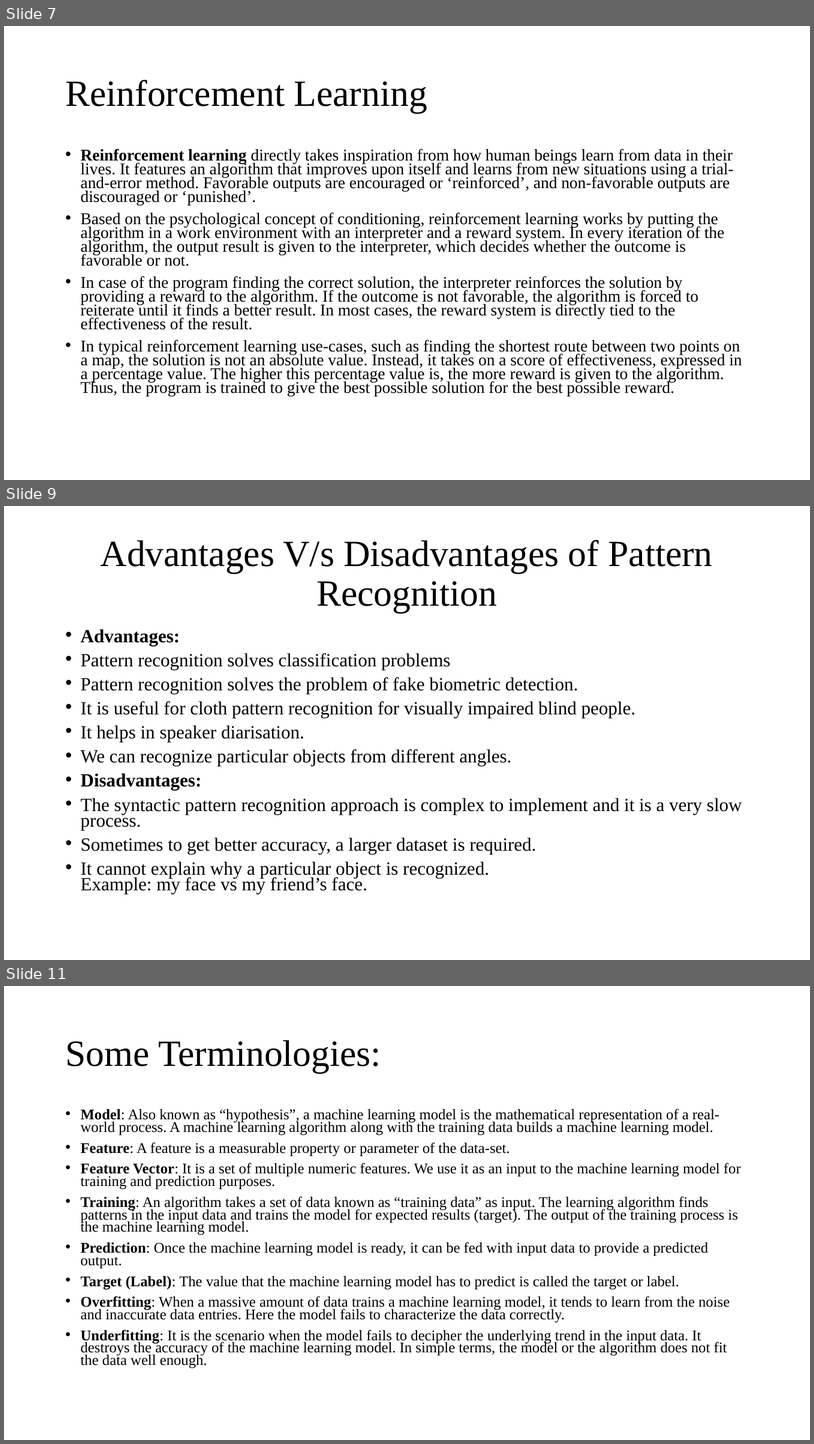
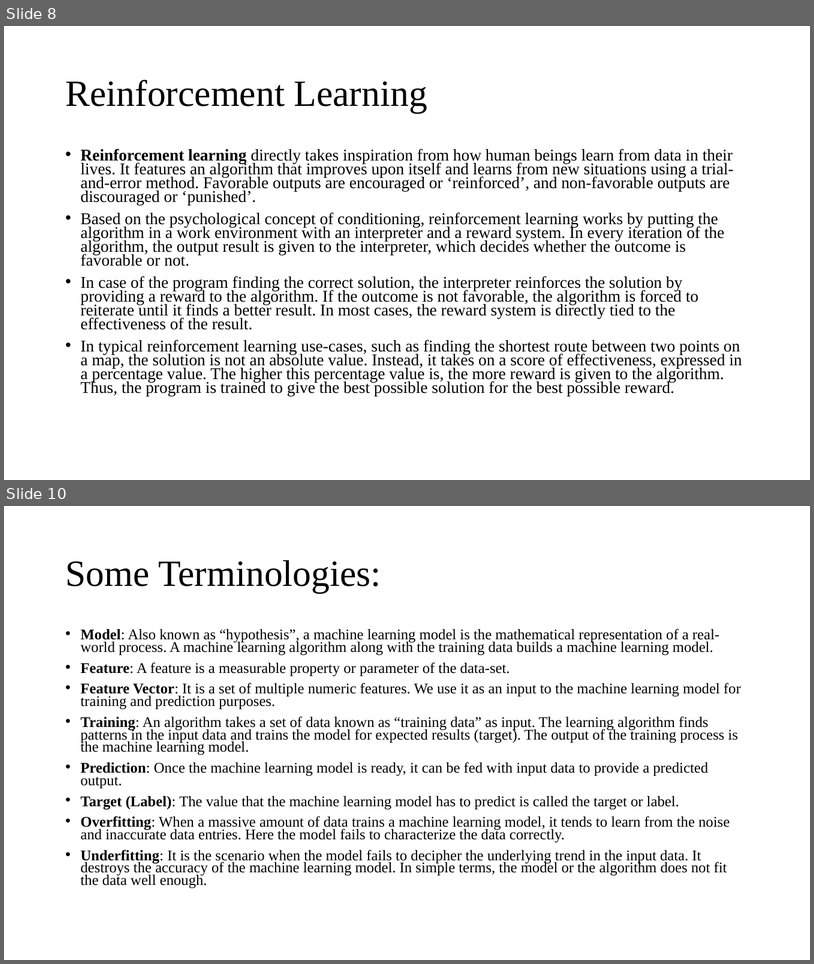
Before and after one commit to mlnewbie1996/Dissertation-MTech, a slide deck: Phase_I/Dissertation_Phase1.pptx. Shown one above the other, each under a label of ours: slides 7, 9 and 11 before the commit, slides 8 and 10 after it; the slides between them are not shown. The pictures are 814x1444 and 814x964 pixels, drawn with LibreOffice and Linux fonts; fonts in the diff are those of the drawing. Boxes give left, top, right and bottom in pixels: in the first picture for what was removed or moved away, otherwise in the second. Text is boxed around its words. In the diff, an @@ line names an element or a change of style, - is before the commit and + after.

```diff
--- a/Phase_I/Dissertation_Phase1.pptx
+++ b/Phase_I/Dissertation_Phase1.pptx
@@ slide 9 removed at <box>4,506,810,960</box>, background #FFFFFF @@
@@ title removed at <box>101,540,713,613</box> @@
-Advantages V/s Disadvantages of Pattern Recognition
@@ text removed at <box>81,629,743,894</box> @@
-• Advantages:
-• Pattern recognition solves classification problems
-• Pattern recognition solves the problem of fake biometric detection.
-• It is useful for cloth pattern recognition for visually impaired blind people.
-• It helps in speaker diarisation.
-• We can recognize particular objects from different angles.
-• Disadvantages:
-• The syntactic pattern recognition approach is complex to implement and it is a very slow process.
-• Sometimes to get better accuracy, a larger dataset is required.
-• It cannot explain why a particular object is recognized.
-  Example: my face vs my friend’s face.
@@ what was slide 7 is now slide 8 @@
@@ what was slide 11 is now slide 10 @@
```
Also in this commit, not shown: 1 slide changed, 9 slides added, 2 other slides removed, 9 other files.
